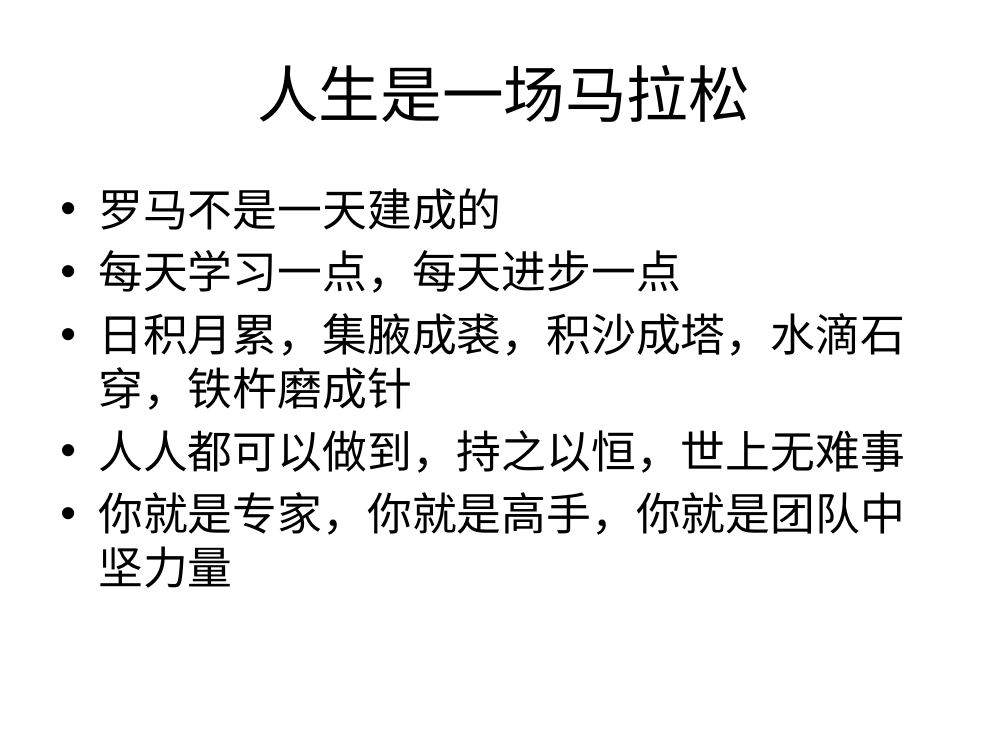
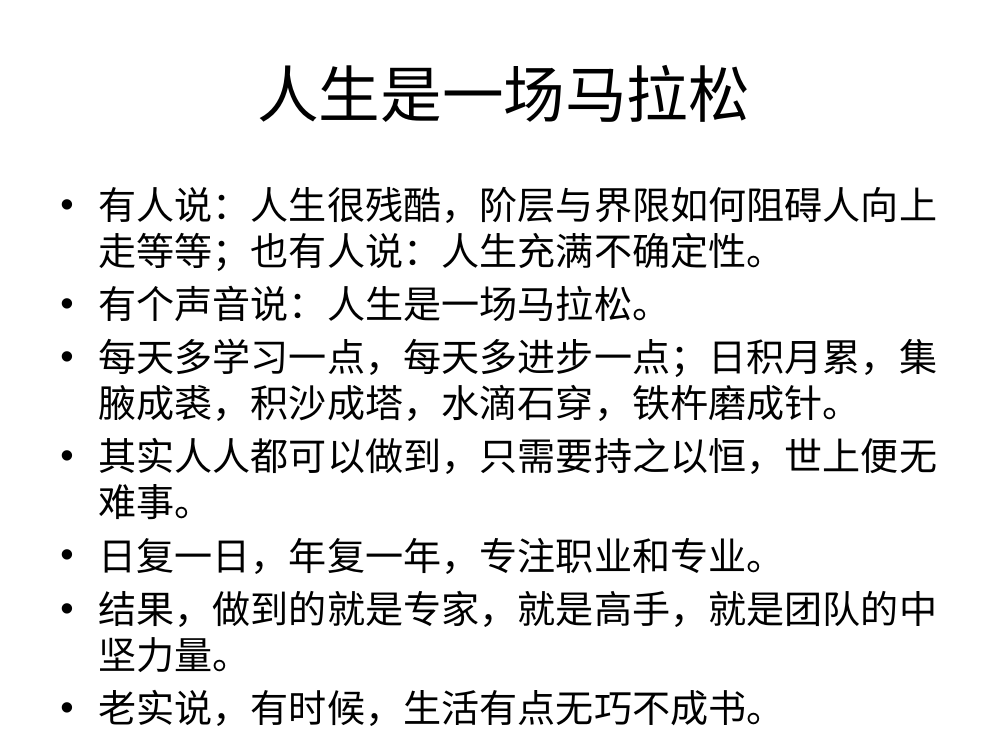
Before and after one commit to FinchYang/pyinrealworld, a slide deck: slide 2 of doc/Blah blah blah.pptx. Drawn at 1008x756 pixels with LibreOffice and Linux fonts; fonts in the diff are those of the drawing. Boxes give left, top, right and bottom in pixels: in the first picture for what was removed or moved away, otherwise in the second. Text is boxed around its words. In the diff, an @@ line names an element or a change of style, - is before the commit and + after.

```diff
--- a/doc/Blah blah blah.pptx
+++ b/doc/Blah blah blah.pptx
@@ text at (98,187,937,672): text changed; size 32 to 27.2 pt @@
-• 罗马不是一天建成的
-• 每天学习一点，每天进步一点
-• 日积月累，集腋成裘，积沙成塔，水滴石穿，铁杵磨成针
-• 人人都可以做到，持之以恒，世上无难事
-• 你就是专家，你就是高手，你就是团队中坚力量
+• 有人说：人生很残酷，阶层与界限如何阻碍人向上走等等；也有人说：人生充满不确定性。
+• 有个声音说：人生是一场马拉松。
+• 每天多学习一点，每天多进步一点；日积月累，集腋成裘，积沙成塔，水滴石穿，铁杵磨成针。
+• 其实人人都可以做到，只需要持之以恒，世上便无难事。
+• 日复一日，年复一年，专注职业和专业。
+• 结果，做到的就是专家，就是高手，就是团队的中坚力量。
+• 老实说，有时候，生活有点无巧不成书。
```
Also in this commit, not shown: 19 other slides changed, 2 slides removed, 8 other files.
